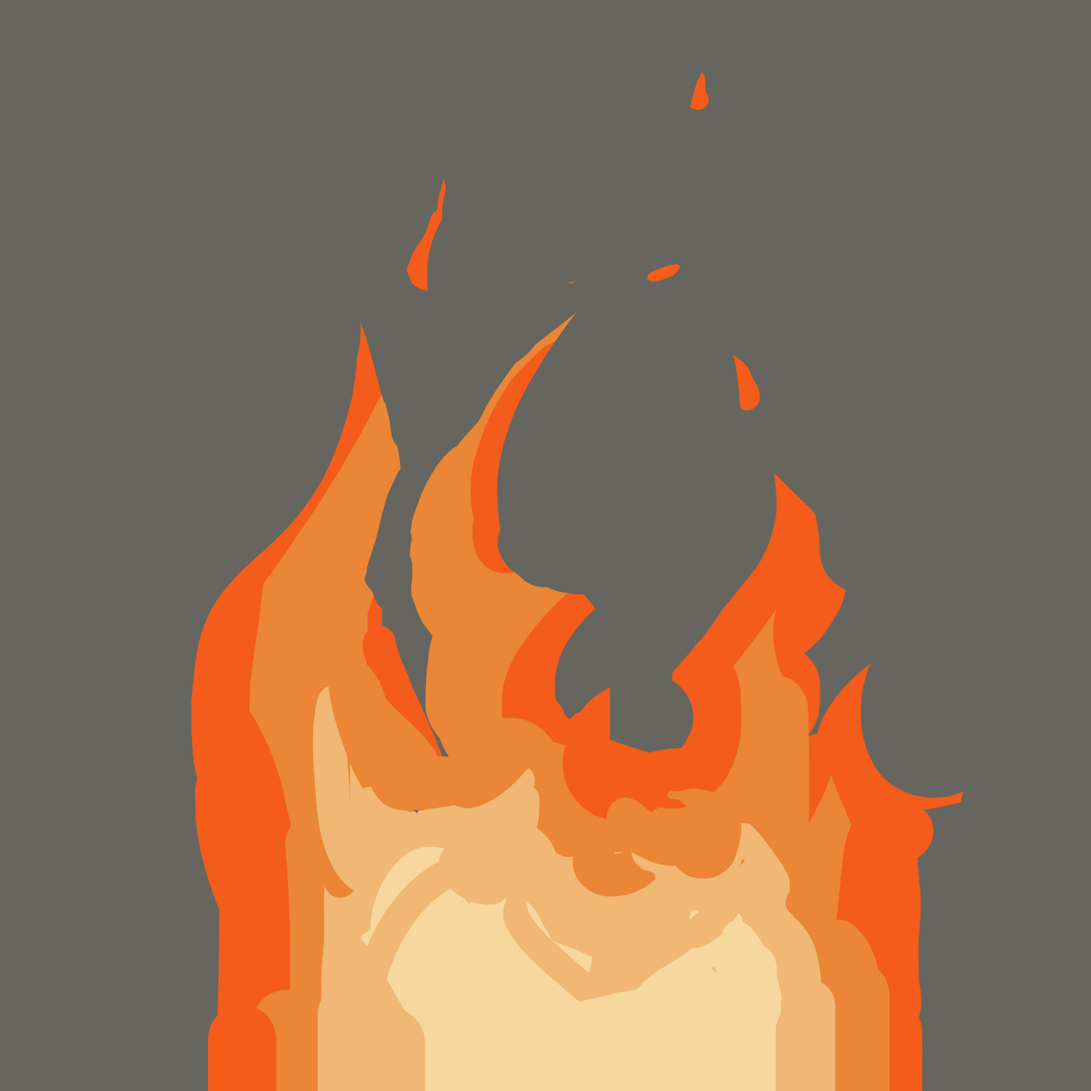
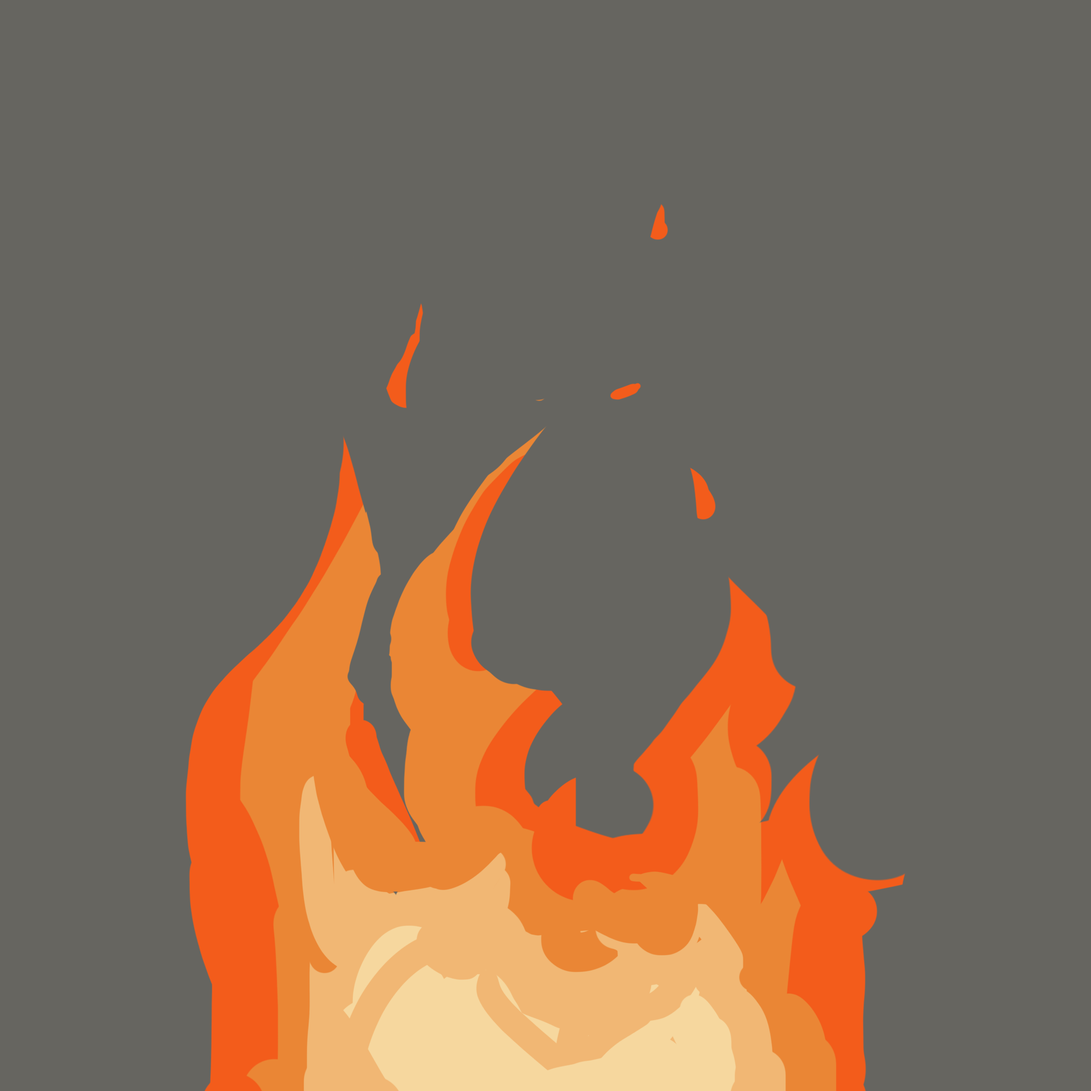
Layered file, before and after one edit (1091 × 1091). Changes by layer:
painted on "Layer 1 copy 3" over (185, 71, 965, 1091)
